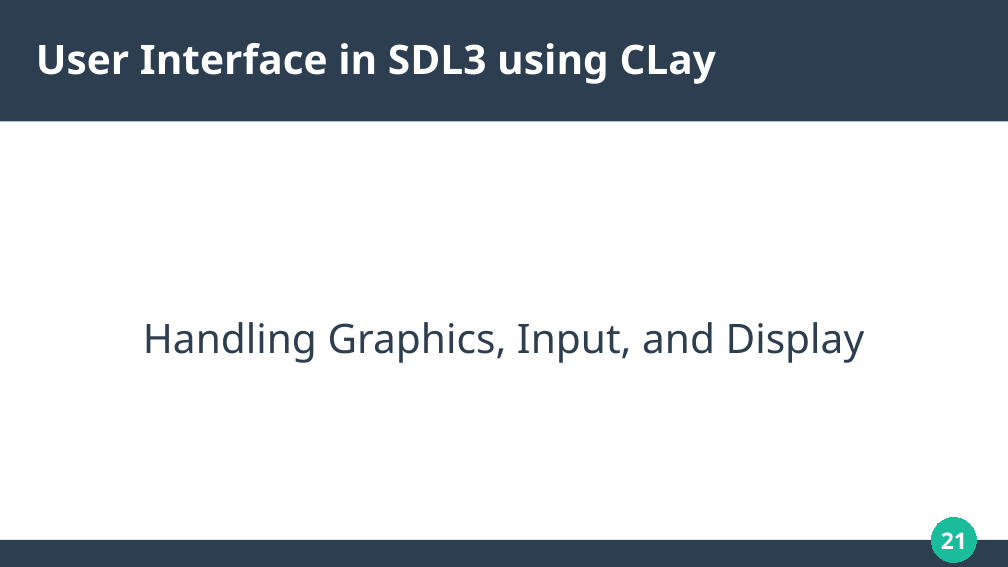
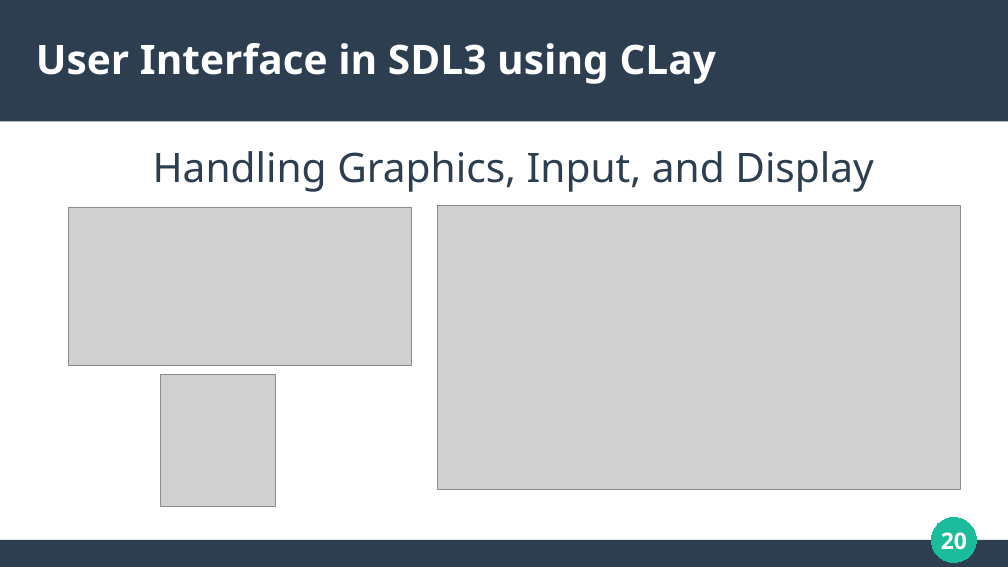
Before and after one commit to solomonarul/bachelors, a slide deck: slide 20 of presentation.odp (slide 21 before the commit). Drawn at 1008x567 pixels with LibreOffice and Linux fonts; fonts in the diff are those of the drawing; grey boxes stand for pictures. Boxes give left, top, right and bottom in pixels: in the first picture for what was removed or moved away, otherwise in the second. Text is boxed around its words. In the diff, an @@ line names an element or a change of style, - is before the commit and + after.

```diff
--- a/presentation.odp
+++ b/presentation.odp
@@ subtitle "Handling Graphics, Input, and Display": place and size @@
-subtitle "Handling Graphics, Input, and Display" at [143,322,865,363]
+subtitle "Handling Graphics, Input, and Display" at [153,151,874,192]
@@ picture added at [69,208,412,366] @@
@@ picture added at [438,206,960,489] @@
@@ picture added at [160,374,276,506] @@
@@ page number at [941,532,967,550]: text changed @@
-21
+20
```
Also in this commit, not shown: 17 other slides changed, 2 slides added, 3 slides removed, 1 other file.
